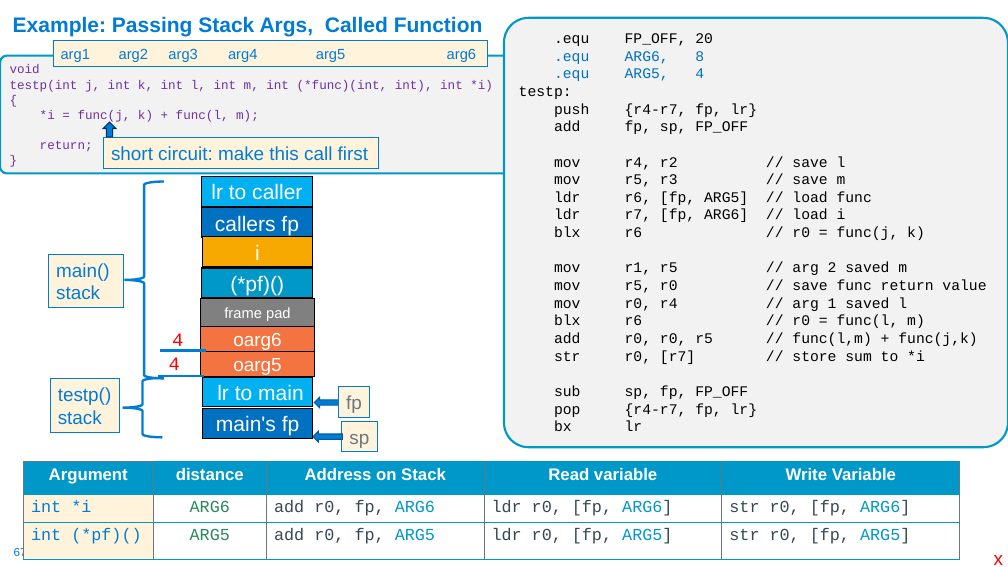
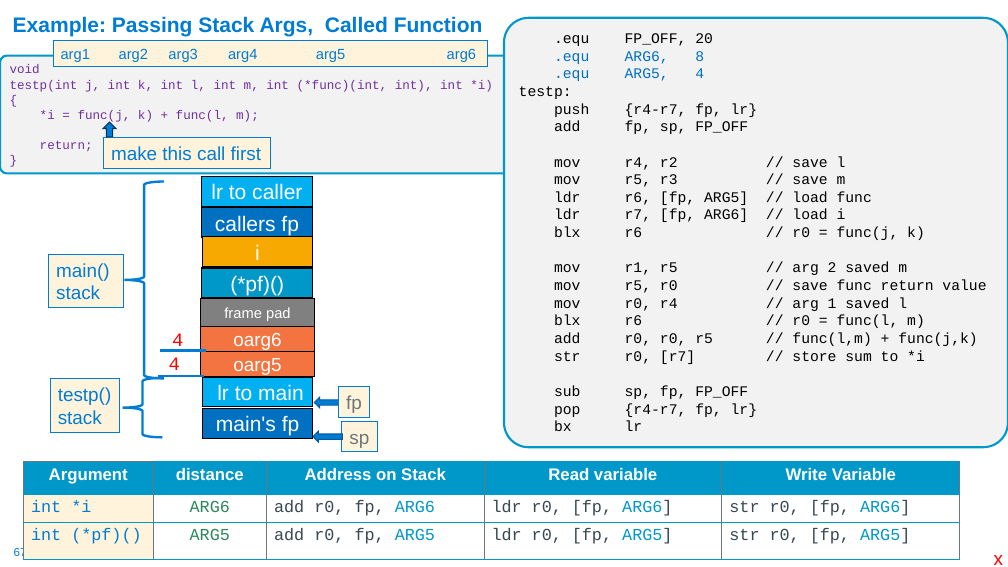
Before and after one commit to cse30-sp24/Muller-Slides, a slide deck: slide 67 of 07-Arm-Part4.pptx. Drawn at 1008x567 pixels with LibreOffice and Linux fonts; fonts in the diff are those of the drawing. Boxes give left, top, right and bottom in pixels: in the first picture for what was removed or moved away, otherwise in the second. Text is boxed around its words. In the diff, an @@ line names an element or a change of style, - is before the commit and + after.

```diff
--- a/07-Arm-Part4.pptx
+++ b/07-Arm-Part4.pptx
@@ rectangle "make this call first": place and size @@
-rectangle "make this call first" at (104, 138, 379, 168)
+rectangle "make this call first" at (104, 138, 271, 168)
@@ text in rectangle at (111, 146, 261, 161): text changed @@
-short circuit: make this call first
+make this call first
```
Also in this commit, not shown: 1 other slide changed, 3 other files.
